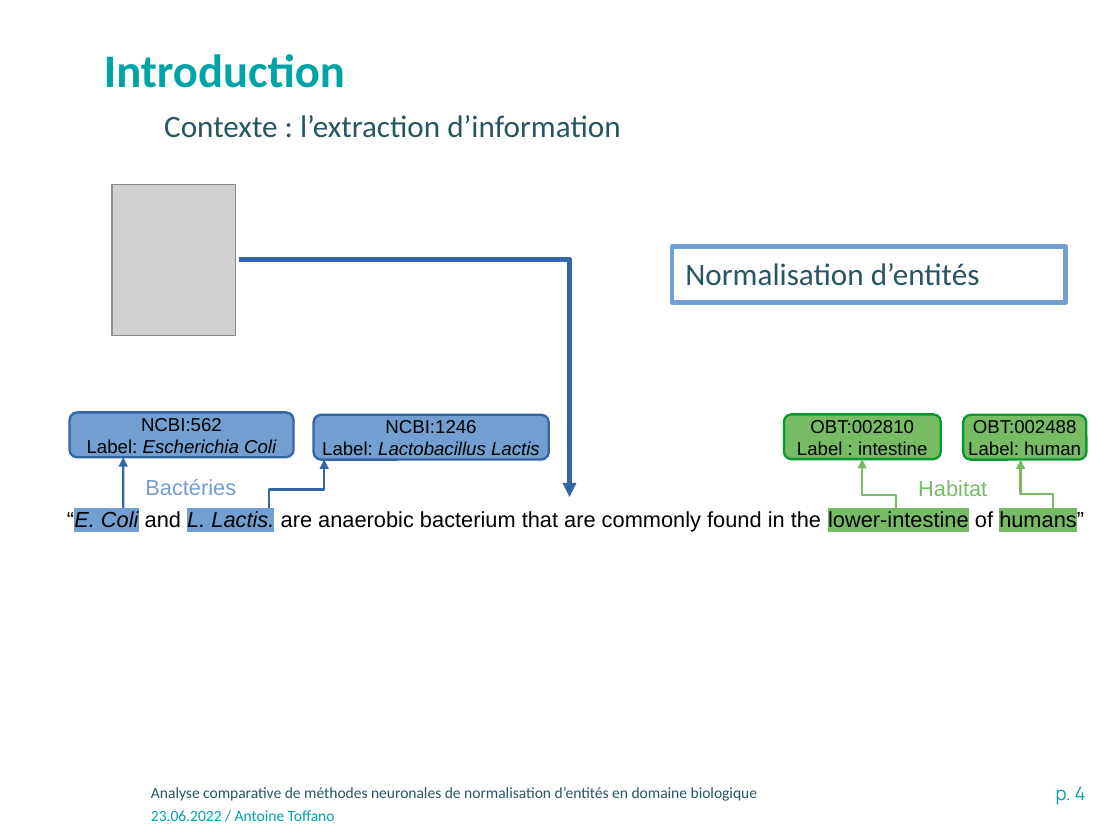
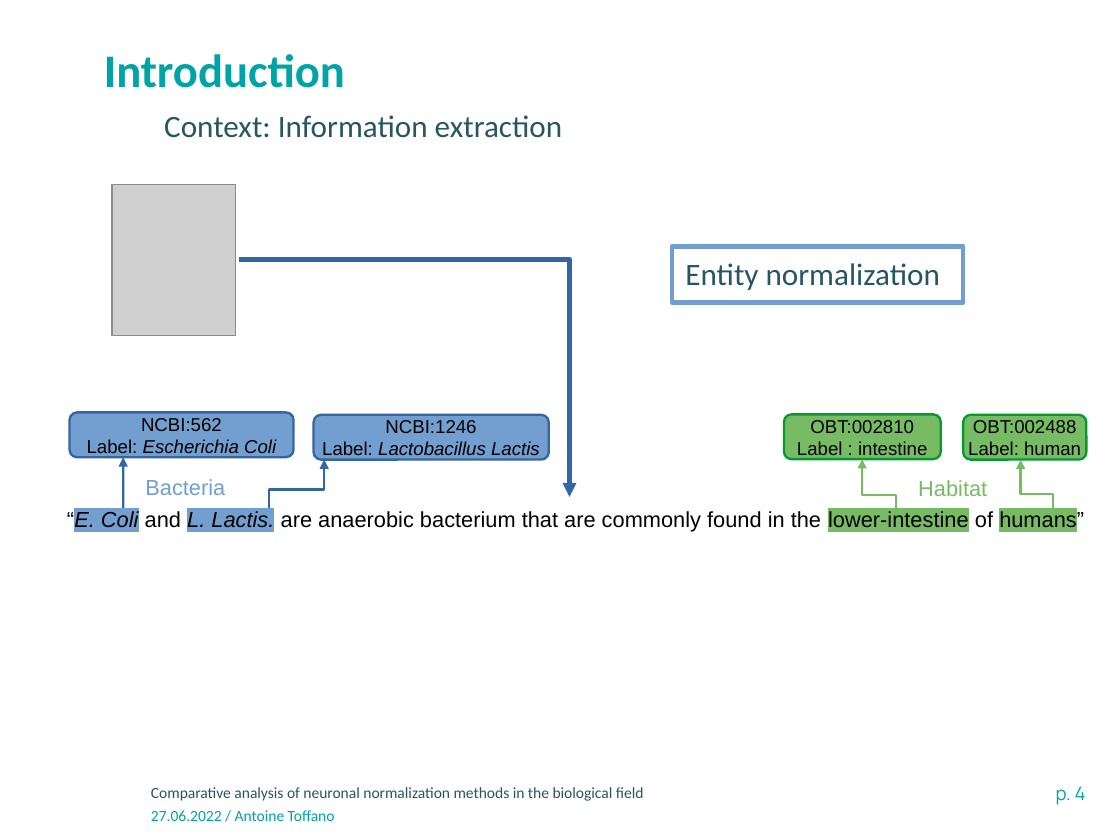
Before and after one commit to atoffano/entity-norm, a slide deck: slide 4 of Presentation-INRAE-format classique.odp. Drawn at 1120x840 pixels with LibreOffice and Linux fonts; fonts in the diff are those of the drawing; grey boxes stand for pictures; background and template pictures are left out. Boxes give left, top, right and bottom in pixels: in the first picture for what was removed or moved away, otherwise in the second. Text is boxed around its words. In the diff, an @@ line names an element or a change of style, - is before the commit and + after.

```diff
--- a/Presentation-INRAE-format classique.odp
+++ b/Presentation-INRAE-format classique.odp
@@ text at (164, 115, 562, 138): text changed @@
-Contexte : l’extraction d’information
+Context: Information extraction
@@ rectangle removed at (672, 246, 1066, 302) @@
-Normalisation d’entités
@@ rectangle added at (672, 246, 963, 302), outline #729FCF 3 pt, 20 pt, text #275662 @@
+Entity normalization
@@ text at (145, 479, 225, 495): text changed @@
-Bactéries
+Bacteria
@@ text at (151, 787, 644, 801): text changed @@
-Analyse comparative de méthodes neuronales de normalisation d’entités en domaine biologique
+Comparative analysis of neuronal normalization methods in the biological field
@@ text at (151, 810, 335, 821): text changed @@
-23.06.2022 / Antoine Toffano
+27.06.2022 / Antoine Toffano
```
Also in this commit, not shown: 2 other slides changed, 14 slides added, 13 slides removed, 2 other files.
